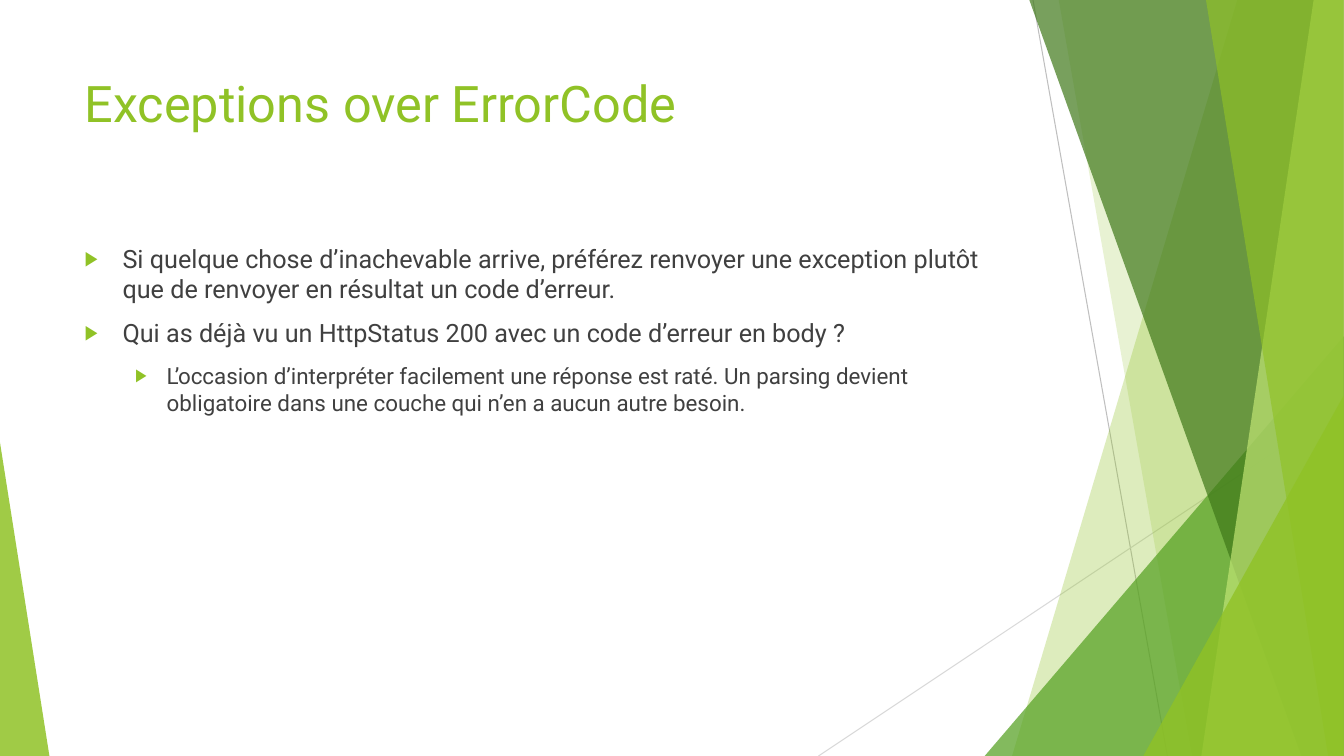
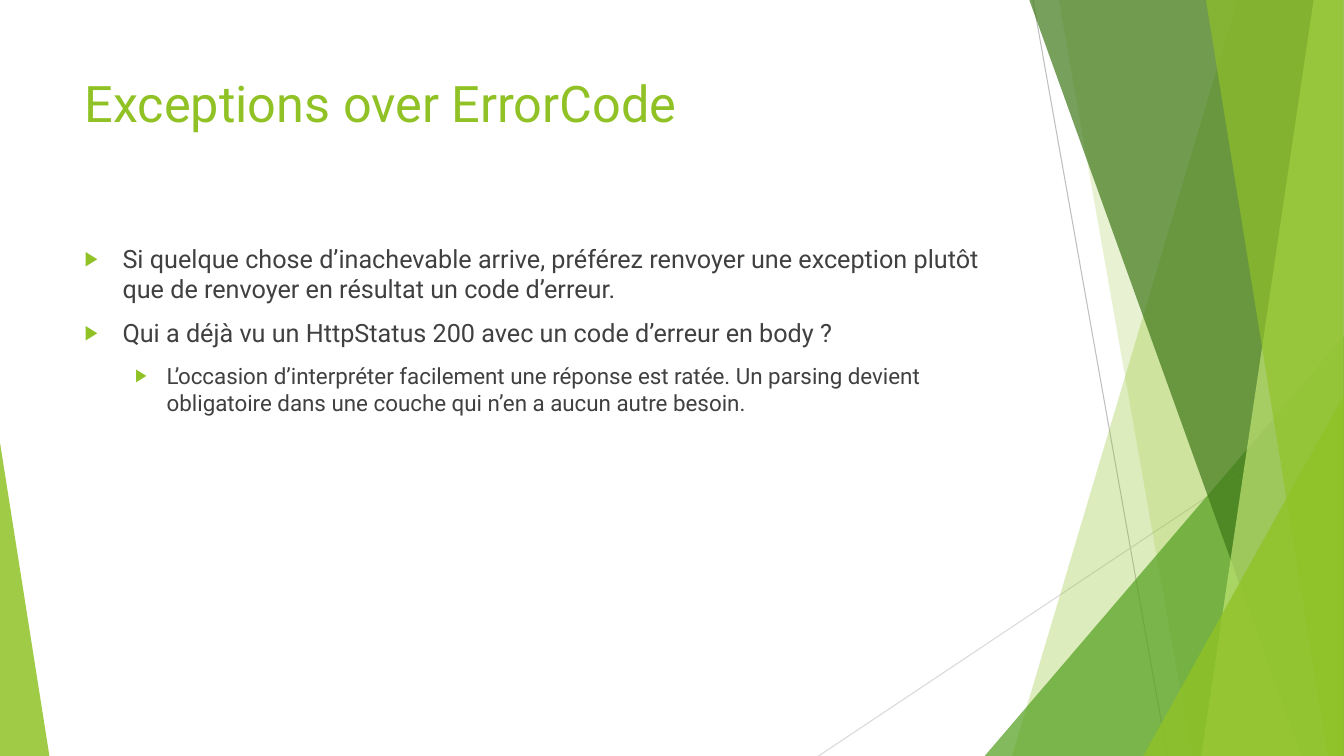
Before and after one commit to worming004/SimpleIsNotEasy, a slide deck: slide 23 of PPT/Easy != Simple.pptx. Drawn at 1344x756 pixels with LibreOffice and Linux fonts; fonts in the diff are those of the drawing. Boxes give left, top, right and bottom in pixels: in the first picture for what was removed or moved away, otherwise in the second. Text is boxed around its words. In the diff, an @@ line names an element or a change of style, - is before the commit and + after.

```diff
--- a/PPT/Easy != Simple.pptx
+++ b/PPT/Easy != Simple.pptx
@@ text at (123,323,920,416): text changed @@
-▶ Qui as déjà vu un HttpStatus 200 avec un code d’erreur en body ?
-  ▶ L’occasion d’interpréter facilement une réponse est raté. Un parsing devient obligatoire dans une couche qui n’en a aucun autre besoin.
+▶ Qui a déjà vu un HttpStatus 200 avec un code d’erreur en body ?
+  ▶ L’occasion d’interpréter facilement une réponse est ratée. Un parsing devient obligatoire dans une couche qui n’en a aucun autre besoin.
```
Also in this commit, not shown: 13 other slides changed.
